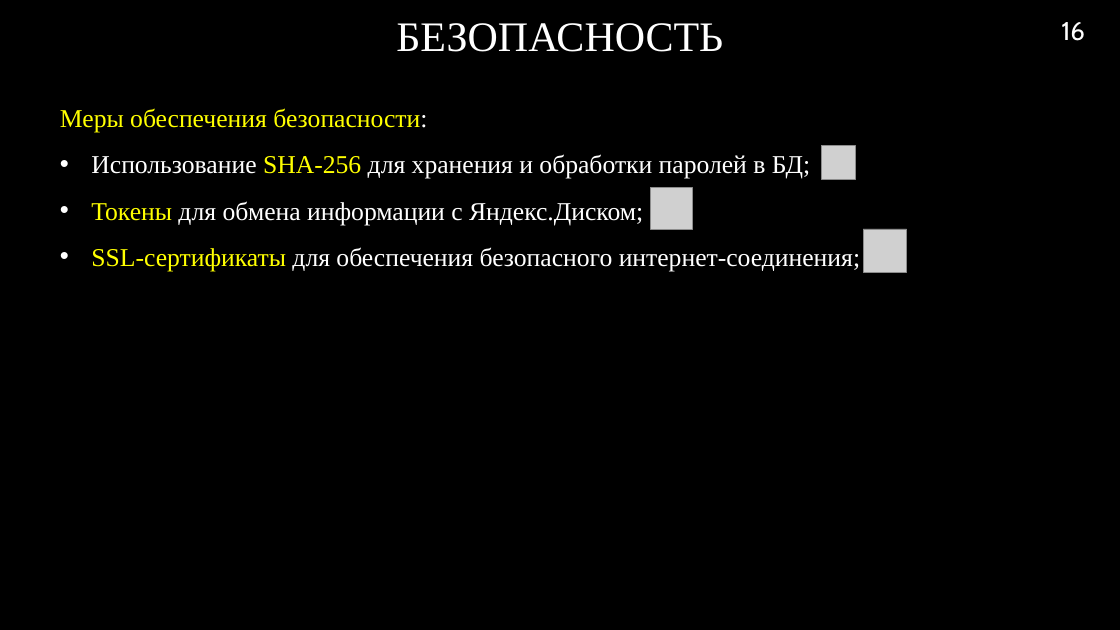
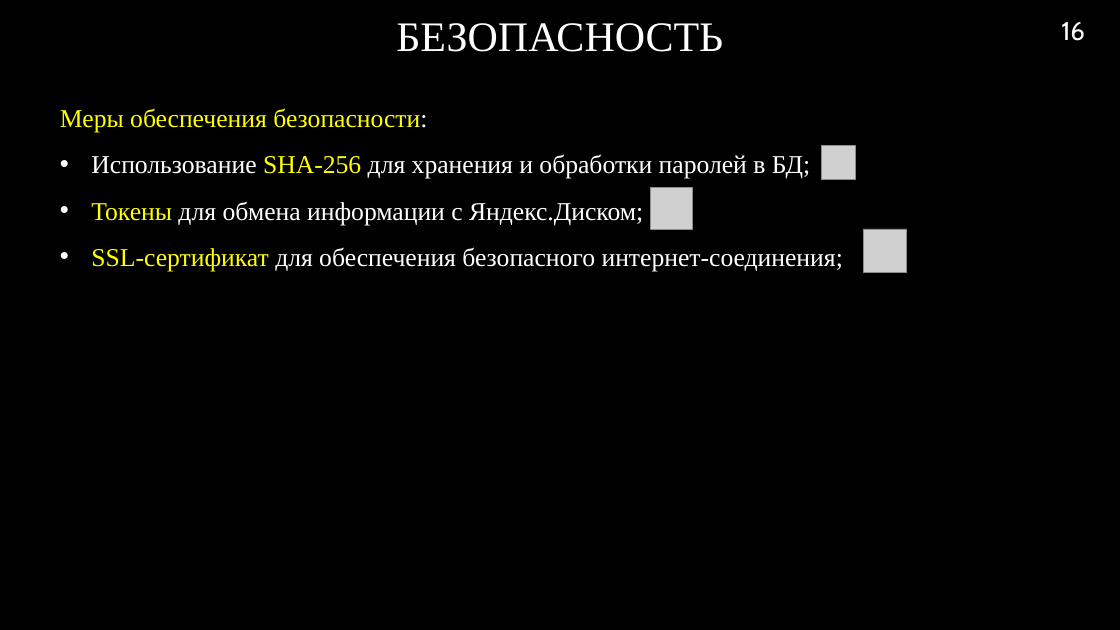
Before and after one commit to RAdKuzur/ASTU, a slide deck: slide 16 of Дипломная работа/Диплом/Презентация.pptx. Drawn at 1120x630 pixels with LibreOffice and Linux fonts; fonts in the diff are those of the drawing; grey boxes stand for pictures; background and template pictures are left out. Boxes give left, top, right and bottom in pixels: in the first picture for what was removed or moved away, otherwise in the second. Text is boxed around its words. In the diff, an @@ line names an element or a change of style, - is before the commit and + after.

```diff
--- a/Дипломная работа/Диплом/Презентация.pptx
+++ b/Дипломная работа/Диплом/Презентация.pptx
@@ text at box(91, 247, 843, 271): text changed @@
-• SSL-сертификаты для обеспечения безопасного интернет-соединения;
+• SSL-сертификат для обеспечения безопасного интернет-соединения;
```
Also in this commit, not shown: 2 other slides changed, 3 other files.
